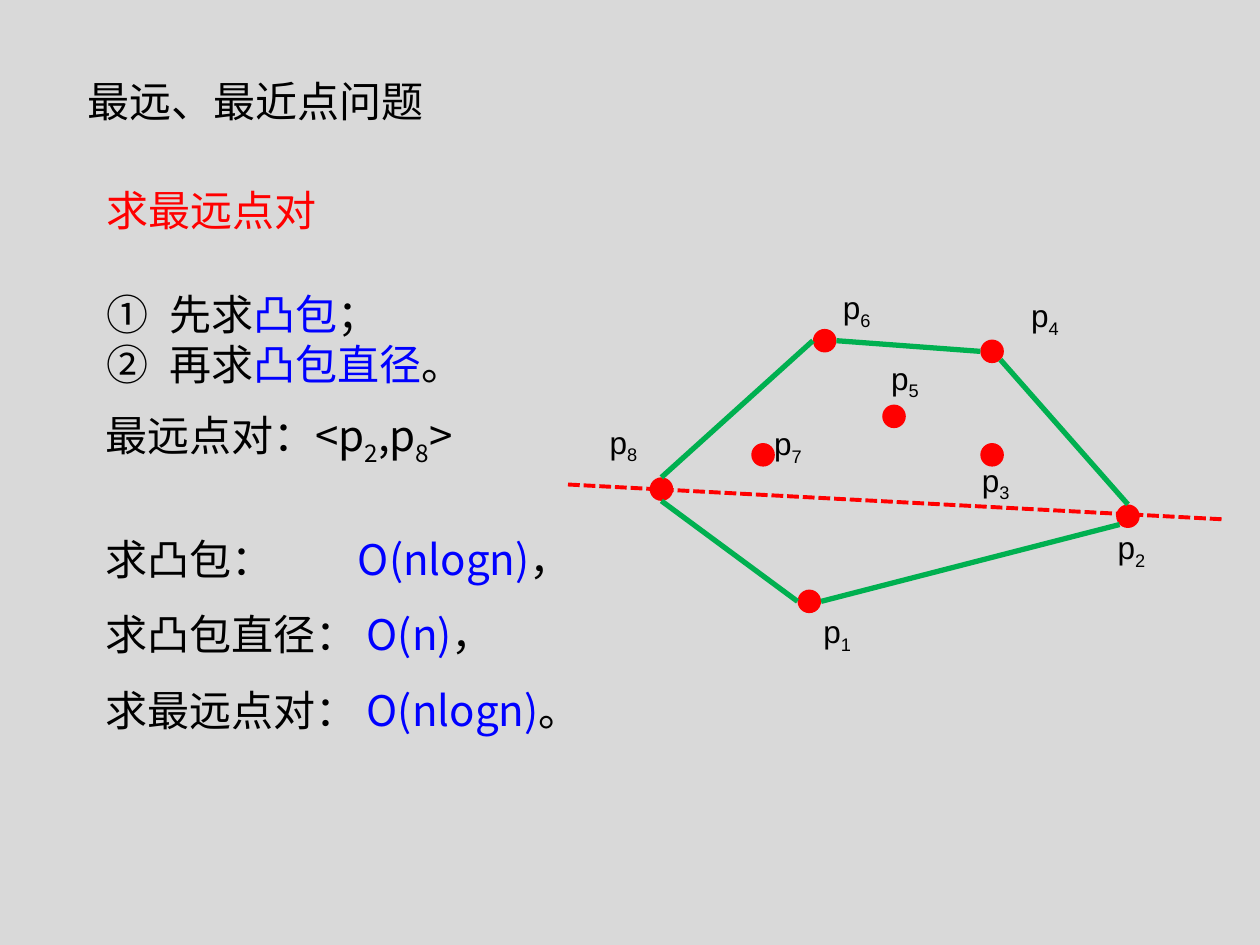
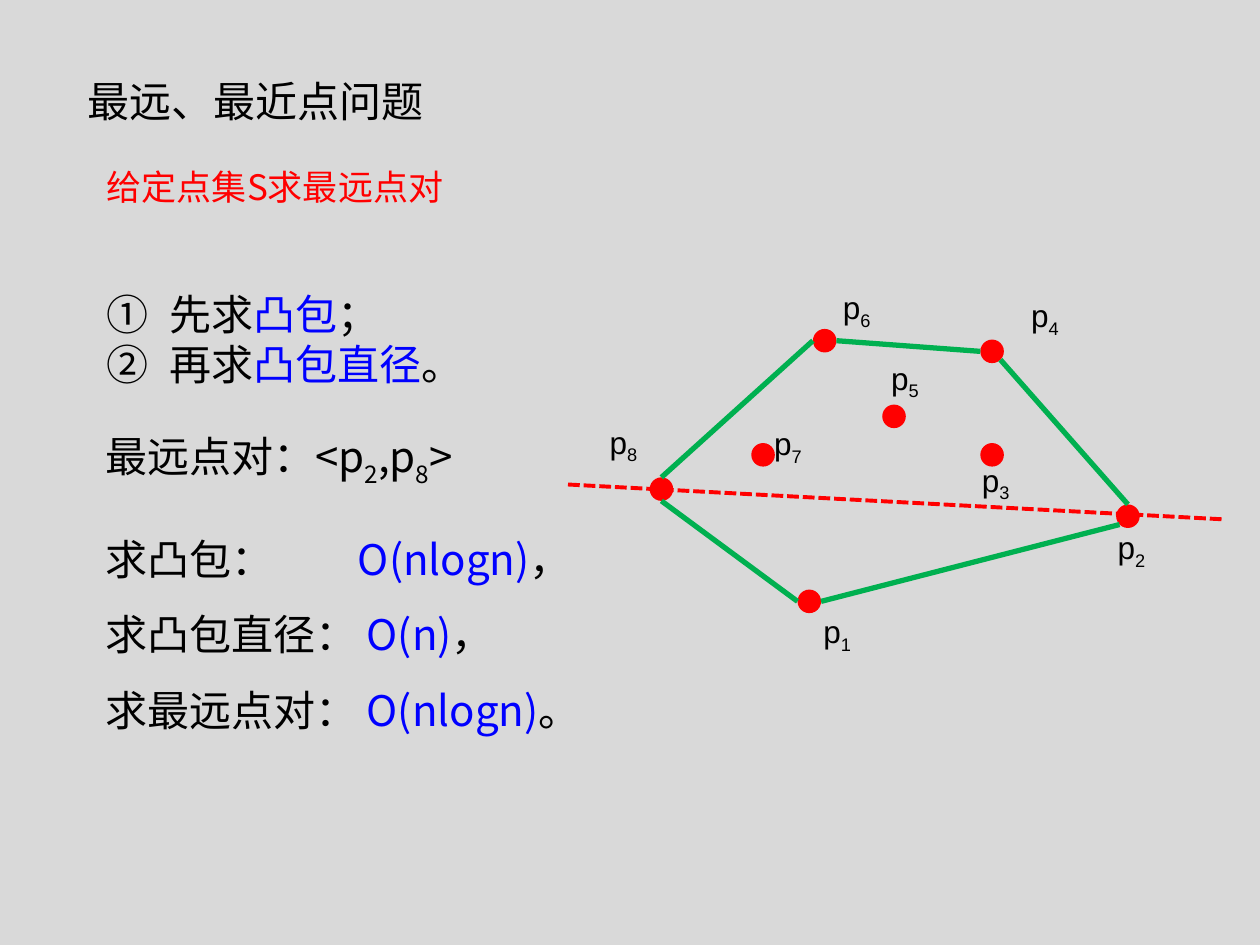
Before and after one commit to tianzhuwei/PPT, a slide deck: slide 13 of 第二讲快排+计算几何.pptx. Drawn at 1260x945 pixels with LibreOffice and Linux fonts; fonts in the diff are those of the drawing. Boxes give left, top, right and bottom in pixels: in the first picture for what was removed or moved away, otherwise in the second. Text is boxed around its words. In the diff, an @@ line names an element or a change of style, - is before the commit and + after.

Commit message:
小更新最近点对
大纲列出

```diff
--- a/第二讲快排+计算几何.pptx
+++ b/第二讲快排+计算几何.pptx
@@ text at [107, 170, 443, 203]: text changed; size 24 to 20 pt @@
-求最远点对
+给定点集S求最远点对
@@ text "最远点对：<p2,p8>": place and size @@
-text "最远点对：<p2,p8>" at [105, 415, 364, 461]
+text "最远点对：<p2,p8>" at [105, 436, 364, 482]
```
Also in this commit, not shown: 1 other slide changed, 1 slide added.
